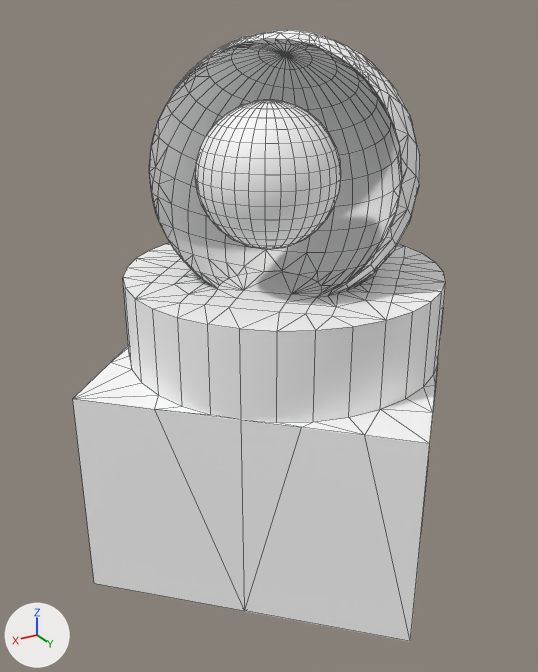
The FBX model Assets/Messing Model/关卡1_射线发射器.fbx, before and after one commit.
Camera for both pictures: a camera (50 mm lens) standing at (1.267, 2.328, 2.506) and looking at (-0.439, -0.515, 1.084). The axes (+X, +Y, +Z) are drawn at lower left. The lights are the same throughout. The picture after the commit comes second. Mesh edges are drawn as thin lines. Where no turn or scale is listed for an object, it has been applied to the vertices.

The first picture shows '物件_1', '物件_3'.
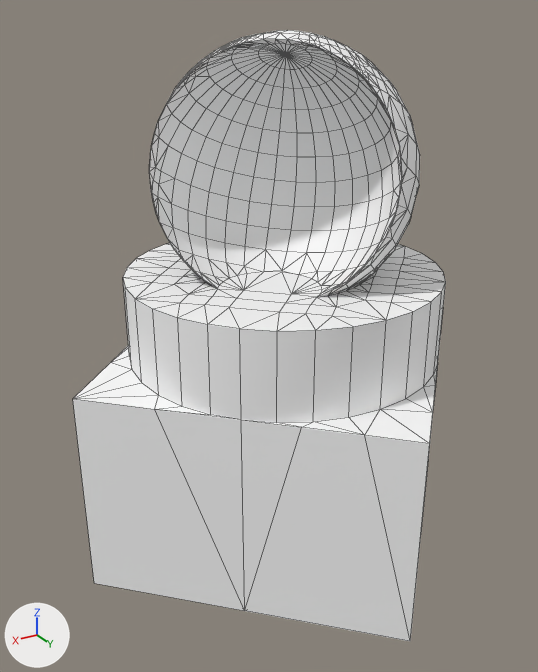
The newer file is also turned or shifted as a whole; pictures and numbers use the older file's frame.

What the commit changed:
Object '物件_3' (ob_物件_3) is deleted.

What differs and where, as boxes [x1, y1, x2, y2] in the pictures (538 x 672 px):
'物件_3', deleted: before [195, 100, 341, 249]
